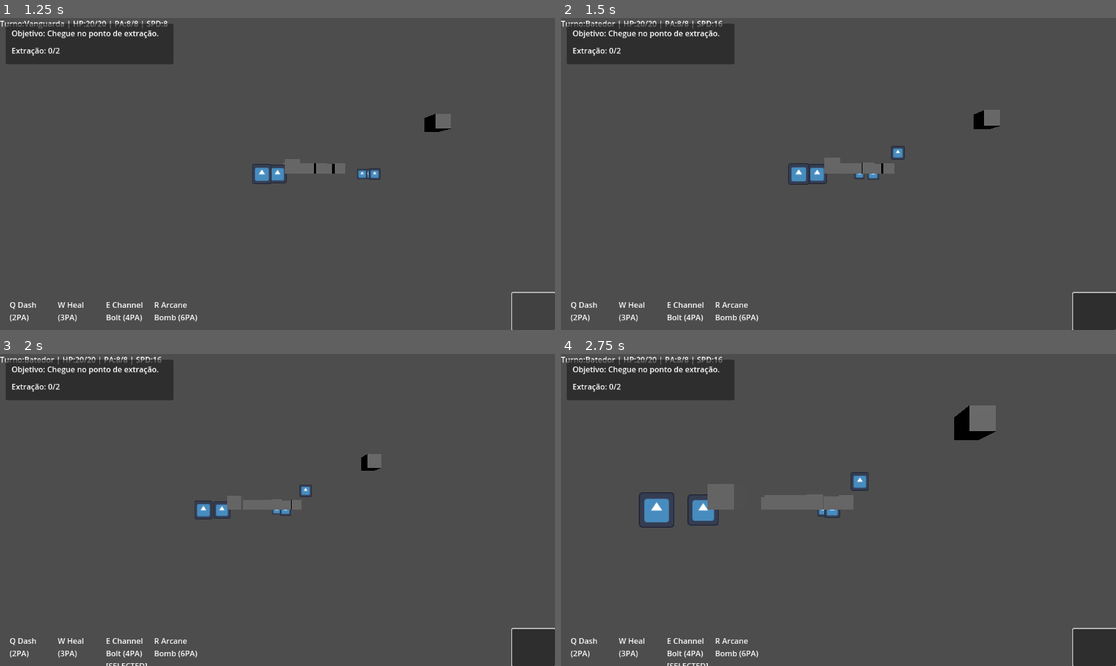
Above: before the commit, frames 1-4 (two rows, left to right).
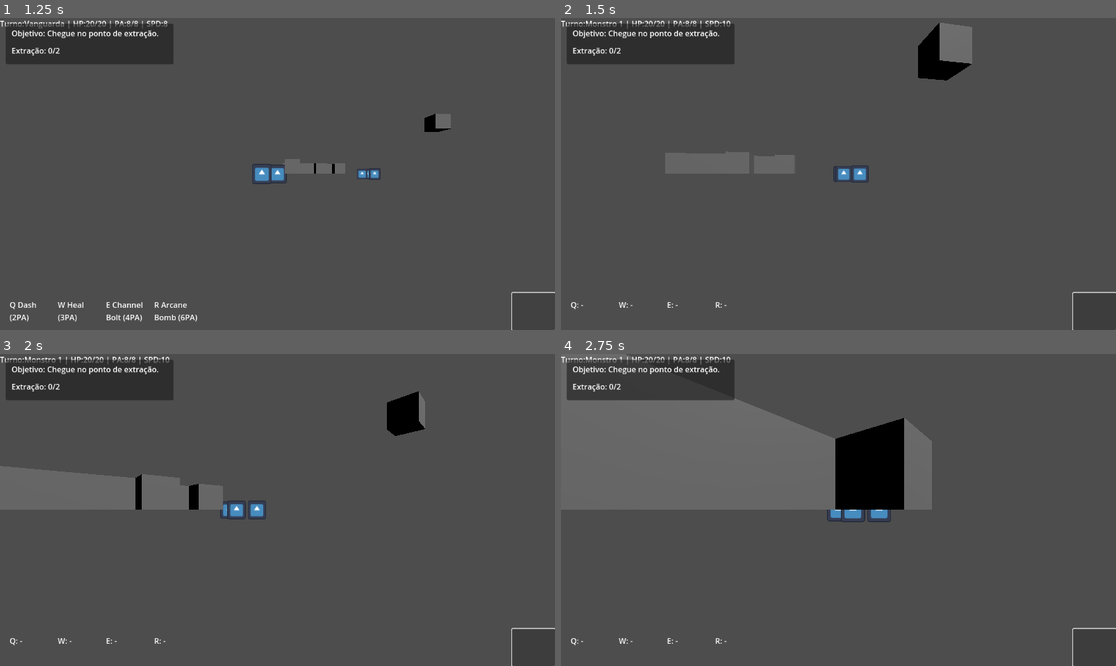
Above: after the commit, the same moments.

Repository: andrecc2507/JOGO
Game: Godot game, scene res://scene/main.tscn
Two runs of this game, one before a commit and one after it. Both use one fixed random seed, a clock stepped at 60 frames per second and the inputs below. The engine's default icon, where the game draws it, is replaced by a stand-in: a white triangle on a blue panel in a dark square.
Inputs (mouse positions are in pixels of both pictures, inside the frame that each line leads up to):
- Up to frame 1 (1.25 s): click (532, 311) at 0.5 s
- Up to frame 2 (1.5 s): tap Enter at 1.25 s; move the mouse to (960, 158) at 1.27 s; hold D from 1.28 s (still down); hold Q from 1.28 s (still down); click (960, 158) at 1.42 s
- Up to frame 3 (2 s): keep holding D; keep holding Q; tap E at 1.55 s
- Up to frame 4 (2.75 s): move the mouse to (727, 525) at 2.02 s; release D at 2.03 s; release Q at 2.03 s; hold S from 2.03 s (still down); tap E at 2.1 s; click (727, 525) at 2.17 s; tap Shift at 2.3 s

Frame 1 is identical in both runs. In frame 2, 3.5% of the frame differs, in the area x 1-80%, y 0-98%; in frame 3, 5.9%; in frame 4, 22%, in the area x 0-79%, y 0-100%.

Commit message:
Enhance tactical camera, markers, and combat FX

Diff:
--- a/scripts/camera/camera_rig.gd
+++ b/scripts/camera/camera_rig.gd
@@ -1,19 +1,19 @@
 extends Node3D
 class_name CameraRig
 
-@export var pan_speed: float = 10.0
-@export var fast_pan_multiplier: float = 2.0
-@export var rotate_sensitivity: float = 0.01
-@export var zoom_step: float = 2.0
-@export var min_zoom: float = 6.0
-@export var max_zoom: float = 26.0
-@export var min_pitch_deg: float = -80.0
-@export var max_pitch_deg: float = -25.0
-@export var position_lerp: float = 10.0
-@export var rotation_lerp: float = 12.0
-@export var zoom_lerp: float = 10.0
+@export var pan_speed := 18.0
+@export var rotate_speed := 1.4
+@export var zoom_speed := 2.0
+@export var zoom_min := 6.0
+@export var zoom_max := 26.0
+@export var smoothing := 10.0
+@export var allow_rotate := true
+@export var allow_pan := true
+@export var allow_zoom := true
+
 @export var edge_pan_margin_px: int = 0
 @export var edge_pan_speed: float = 12.0
+@export var pan_margin_tiles: float = 0.5
 
 var _bounds_w: int = 16
 var _bounds_h: int = 16
@@ -23,8 +23,6 @@
 var _current_pos: Vector3
 var _target_yaw: float = 0.0
 var _current_yaw: float = 0.0
-var _target_pitch: float = deg_to_rad(-55.0)
-var _current_pitch: float = deg_to_rad(-55.0)
 var _target_zoom: float = 14.0
 var _current_zoom: float = 14.0
 
@@ -59,8 +57,6 @@
 	_current_pos = global_position
 	_current_yaw = rotation.y
 	_target_yaw = rotation.y
-	_current_pitch = _pivot.rotation.x
-	_target_pitch = _pivot.rotation.x
 
 	if _cam != null:
 		_current_zoom = _cam.position.z
@@ -80,19 +76,25 @@
 	_target_pos.z = pos.z
 	_target_pos = _clamp_to_bounds(_target_pos)
 
+func nudge_to_world(pos: Vector3, strength: float = 1.0) -> void:
+	var t = clamp(strength, 0.0, 1.0)
+	var delta = Vector3(pos.x - _target_pos.x, 0.0, pos.z - _target_pos.z)
+	_target_pos += delta * (0.2 * t)
+	_target_pos = _clamp_to_bounds(_target_pos)
+
 func _unhandled_input(event: InputEvent) -> void:
 	if _cam == null:
 		return
 
 	if event is InputEventMouseButton:
 		if event.pressed:
-			if event.button_index == MOUSE_BUTTON_WHEEL_UP:
-				_target_zoom = clamp(_target_zoom - zoom_step, min_zoom, max_zoom)
-			elif event.button_index == MOUSE_BUTTON_WHEEL_DOWN:
-				_target_zoom = clamp(_target_zoom + zoom_step, min_zoom, max_zoom)
-			elif event.button_index == MOUSE_BUTTON_RIGHT:
+			if allow_zoom and event.button_index == MOUSE_BUTTON_WHEEL_UP:
+				_target_zoom = clamp(_target_zoom - zoom_speed, zoom_min, zoom_max)
+			elif allow_zoom and event.button_index == MOUSE_BUTTON_WHEEL_DOWN:
+				_target_zoom = clamp(_target_zoom + zoom_speed, zoom_min, zoom_max)
+			elif allow_rotate and event.button_index == MOUSE_BUTTON_RIGHT:
 				_rotating = true
-			elif event.button_index == MOUSE_BUTTON_MIDDLE:
+			elif allow_pan and event.button_index == MOUSE_BUTTON_MIDDLE:
 				_panning = true
 				_last_pan_point = _get_ground_point(get_viewport().get_mouse_position())
 		else:
@@ -102,10 +104,9 @@
 				_panning = false
 
 	if event is InputEventMouseMotion:
-		if _rotating:
-			_target_yaw -= event.relative.x * rotate_sensitivity
-			_target_pitch = clamp(_target_pitch - event.relative.y * rotate_sensitivity, deg_to_rad(min_pitch_deg), deg_to_rad(max_pitch_deg))
-		if _panning:
+		if allow_rotate and _rotating:
+			_target_yaw -= event.relative.x * rotate_speed * 0.01
+		if allow_pan and _panning:
 			var current_point = _get_ground_point(event.position)
 			if current_point != null and _last_pan_point != null:
 				var delta = _last_pan_point - current_point
@@ -119,15 +120,17 @@
 
 	_handle_keyboard_pan(delta)
 	_handle_edge_pan(delta)
-
-	_current_pos = _current_pos.lerp(_target_pos, 1.0 - exp(-position_lerp * delta))
-	_current_yaw = lerp_angle(_current_yaw, _target_yaw, 1.0 - exp(-rotation_lerp * delta))
-	_current_pitch = lerp_angle(_current_pitch, _target_pitch, 1.0 - exp(-rotation_lerp * delta))
-	_current_zoom = lerp(_current_zoom, _target_zoom, 1.0 - exp(-zoom_lerp * delta))
+	_handle_keyboard_rotate(delta)
+
+	_current_pos = _current_pos.lerp(_target_pos, 1.0 - exp(-smoothing * delta))
+	_current_yaw = lerp_angle(_current_yaw, _target_yaw, 1.0 - exp(-smoothing * delta))
+	_current_zoom = lerp(_current_zoom, _target_zoom, 1.0 - exp(-smoothing * delta))
 
 	_apply_transform(false)
 
 func _handle_keyboard_pan(delta: float) -> void:
+	if not allow_pan:
+		return
 	var dx := 0.0
 	var dz := 0.0
 
@@ -153,12 +156,23 @@
 	var move := (right * dx + forward * dz)
 	if move.length() > 0.0:
 		move = move.normalized()
-	var speed = pan_speed * (fast_pan_multiplier if Input.is_key_pressed(KEY_SHIFT) else 1.0)
-	_target_pos += Vector3(move.x, 0.0, move.z) * speed * delta
-	_target_pos = _clamp_to_bounds(_target_pos)
+	_target_pos += Vector3(move.x, 0.0, move.z) * pan_speed * delta
+	_target_pos = _clamp_to_bounds(_target_pos)
+
+func _handle_keyboard_rotate(delta: float) -> void:
+	if not allow_rotate:
+		return
+	var dir := 0.0
+	if Input.is_key_pressed(KEY_Q):
+		dir -= 1.0
+	if Input.is_key_pressed(KEY_E):
+		dir += 1.0
+	if dir == 0.0:
+		return
+	_target_yaw += dir * rotate_speed * delta
 
 func _handle_edge_pan(delta: float) -> void:
-	if edge_pan_margin_px <= 0:
+	if edge_pan_margin_px <= 0 or not allow_pan:
 		return
 	var vp := get_viewport()
 	var size := vp.get_visible_rect().size
@@ -197,30 +211,38 @@
 	if immediate:
 		global_position = _target_pos
 		rotation.y = _target_yaw
-		_pivot.rotation.x = _target_pitch
-		if _cam != null:
-			_cam.position = Vector3(0.0, 0.0, _target_zoom)
-	else:
-		global_position = _current_pos
-		rotation.y = _current_yaw
-		_pivot.rotation.x = _current_pitch
-		if _cam != null:
-			_cam.position = Vector3(0.0, 0.0, _current_zoom)
+		if _cam:
+			_cam.position.z = _target_zoom
+		return
+
+	global_position = _current_pos
+	rotation.y = _current_yaw
+	if _cam:
+		_cam.position.z = _current_zoom
 
 func _clamp_to_bounds(pos: Vector3) -> Vector3:
-	var minx = 0.5 * _tile
-	var minz = 0.5 * _tile
-	var maxx = float(_bounds_w) * _tile - 0.5 * _tile
-	var maxz = float(_bounds_h) * _tile - 0.5 * _tile
-	pos.x = clamp(pos.x, minx, maxx)
-	pos.z = clamp(pos.z, minz, maxz)
+	var min_x = _tile * pan_margin_tiles
+	var min_z = _tile * pan_margin_tiles
+	var max_x = (_bounds_w - 1) * _tile - _tile * pan_margin_tiles
+	var max_z = (_bounds_h - 1) * _tile - _tile * pan_margin_tiles
+	if _bounds_w <= 1:
+		min_x = 0.0
+		max_x = 0.0
+	if _bounds_h <= 1:
+		min_z = 0.0
+		max_z = 0.0
+	pos.x = clamp(pos.x, min_x, max_x)
+	pos.z = clamp(pos.z, min_z, max_z)
 	return pos
 
-func _get_ground_point(screen_pos: Vector2) -> Variant:
+func _get_ground_point(screen_pos: Vector2):
 	if _cam == null:
 		return null
-	var plane = Plane(Vector3.UP, 0.0)
 	var from = _cam.project_ray_origin(screen_pos)
 	var dir = _cam.project_ray_normal(screen_pos)
-	var hit = plane.intersects_ray(from, dir)
-	return hit
+	if abs(dir.y) < 0.0001:
+		return null
+	var t = -from.y / dir.y
+	if t < 0.0:
+		return null
+	return from + dir * t
--- /dev/null
+++ b/scripts/tactical/combat_fx.gd
@@ -0,0 +1,99 @@
+extends Node3D
+class_name CombatFX
+
+var _canvas_layer: CanvasLayer
+
+func spawn_tracer(from: Vector3, to: Vector3) -> void:
+	var mesh_instance := MeshInstance3D.new()
+	add_child(mesh_instance)
+
+	var im := ImmediateMesh.new()
+	mesh_instance.mesh = im
+
+	var mat := StandardMaterial3D.new()
+	mat.shading_mode = BaseMaterial3D.SHADING_MODE_UNSHADED
+	mat.albedo_color = Color(1.0, 0.95, 0.6, 0.9)
+	mat.emission_enabled = true
+	mat.emission = Color(1.0, 0.9, 0.6)
+
+	im.surface_begin(Mesh.PRIMITIVE_LINE_STRIP, mat)
+	im.surface_add_vertex(from)
+	im.surface_add_vertex(to)
+	im.surface_end()
+
+	var timer = get_tree().create_timer(0.12)
+	timer.timeout.connect(func():
+		if is_instance_valid(mesh_instance):
+			mesh_instance.queue_free()
+	)
+
+func spawn_floating_text(text: String, world_pos: Vector3) -> void:
+	if ClassDB.class_exists("Label3D"):
+		var label := Label3D.new()
+		label.text = text
+		label.billboard = BaseMaterial3D.BILLBOARD_ENABLED
+		label.position = world_pos + Vector3(0, 0.65, 0)
+		add_child(label)
+
+		var start_pos = label.position
+		var end_pos = start_pos + Vector3(0, 0.6, 0)
+		if _has_property(label, "modulate"):
+			label.set("modulate", Color(1, 1, 1, 1))
+
+		var tween = create_tween()
+		tween.tween_property(label, "position", end_pos, 0.7).set_trans(Tween.TRANS_SINE).set_ease(Tween.EASE_OUT)
+		if _has_property(label, "modulate"):
+			tween.parallel().tween_property(label, "modulate", Color(1, 1, 1, 0), 0.7)
+		tween.finished.connect(func():
+			if is_instance_valid(label):
+				label.queue_free()
+		)
+		return
+
+	var layer = _ensure_canvas_layer()
+	if layer == null:
+		return
+	var label2d := Label.new()
+	label2d.text = text
+	label2d.modulate = Color(1, 1, 1, 1)
+	layer.add_child(label2d)
+
+	var cam = get_viewport().get_camera_3d()
+	if cam != null:
+		label2d.global_position = cam.unproject_position(world_pos)
+	else:
+		label2d.global_position = Vector2.ZERO
+
+	var start = label2d.global_position
+	var end = start + Vector2(0, -40)
+
+	var tween2 = create_tween()
+	tween2.tween_property(label2d, "global_position", end, 0.7).set_trans(Tween.TRANS_SINE).set_ease(Tween.EASE_OUT)
+	tween2.parallel().tween_property(label2d, "modulate", Color(1, 1, 1, 0), 0.7)
+	tween2.finished.connect(func():
+		if is_instance_valid(label2d):
+			label2d.queue_free()
+	)
+
+func shake_node(n: Node3D, intensity: float = 0.08, time: float = 0.12) -> void:
+	if n == null:
+		return
+	var orig = n.position
+	var offset = Vector3(randf_range(-intensity, intensity), 0.0, randf_range(-intensity, intensity))
+	var tween = create_tween()
+	tween.tween_property(n, "position", orig + offset, time * 0.5).set_trans(Tween.TRANS_SINE).set_ease(Tween.EASE_OUT)
+	tween.tween_property(n, "position", orig, time * 0.5).set_trans(Tween.TRANS_SINE).set_ease(Tween.EASE_IN)
+
+func _ensure_canvas_layer() -> CanvasLayer:
+	if _canvas_layer != null:
+		return _canvas_layer
+	_canvas_layer = CanvasLayer.new()
+	_canvas_layer.layer = 100
+	add_child(_canvas_layer)
+	return _canvas_layer
+
+func _has_property(obj: Object, prop: String) -> bool:
+	for item in obj.get_property_list():
+		if String(item.get("name", "")) == prop:
+			return true
+	return false
--- a/scripts/tactical/tactical_controller.gd
+++ b/scripts/tactical/tactical_controller.gd
@@ -6,6 +6,7 @@
 const Abilities := preload("res://scripts/tactical/abilities.gd")
 const TacticalAI := preload("res://scripts/tactical/ai.gd")
 const MissionGenerator := preload("res://scripts/tactical/mission_generator.gd")
+const CombatFX := preload("res://scripts/tactical/combat_fx.gd")
 
 enum ActionMode { MOVE, SHOOT, ABILITY }
 var action_mode: int = ActionMode.MOVE
@@ -64,6 +65,11 @@
 var target_ring: MeshInstance3D
 var _active_ring_mat: StandardMaterial3D
 var _target_ring_mat: StandardMaterial3D
+var _target_ring_base_color: Color = Color(1.0, 0.65, 0.2, 0.6)
+var target_flash_timer := 0.0
+var _flash_target_cell := Vector2i(-999, -999)
+
+var fx: CombatFX
 
 # Obstacles visuals
 var obstacle_mesh := {} # Dictionary {Vector2i: MeshInstance3D}
@@ -100,10 +106,12 @@
 
 func _ready() -> void:
 	_ensure_visuals()
+	_ensure_action_markers()
 	_ensure_los_visuals()
 	_ensure_hotbar_ui()
 	_ensure_objective_marker()
 	_ensure_mission_ui()
+	_ensure_fx()
 	if _cam == null:
 		_cam = get_node_or_null("../CameraRig/Pivot/Camera3D") as Camera3D
 
@@ -315,6 +323,7 @@
 		return
 
 	_update_active_ring(act)
+	_update_target_flash(delta)
 
 	# Enemy turn
 	if act.team == 1:
@@ -322,12 +331,14 @@
 		cover_indicator.visible = false
 		_hide_los_visuals()
 		_clear_aoe_preview()
-		if target_ring:
+		if target_ring and target_flash_timer <= 0.0:
 			target_ring.visible = false
 		if not _enemy_acted_for_turn:
 			_enemy_acted_for_turn = true
-			_tactical_ai.take_turn(self, act)
+			_enemy_take_turn(act)
 			_check_mission_status()
+		if target_flash_timer > 0.0:
+			_update_target_ring(act, _flash_target_cell)
 		return
 
 	# Resolve cast if any (1-turn cast resolves on next activation)
@@ -346,7 +357,8 @@
 		_hide_los_visuals()
 		_clear_aoe_preview()
 		_refresh_ui(act, Vector2i(-999, -999), null, null)
-		_update_target_ring(act, Vector2i(-999, -999))
+		var ring_cell = _flash_target_cell if target_flash_timer > 0.0 else Vector2i(-999, -999)
+		_update_target_ring(act, ring_cell)
 		return
 
 	var raw_cell: Vector2i = grid.world_to_cell(hit.position)
@@ -386,7 +398,8 @@
 		_clear_aoe_preview()
 		_refresh_ui(act, Vector2i(-999, -999), null, null)
 
-	_update_target_ring(act, target_cell)
+	var ring_cell = _flash_target_cell if target_flash_timer > 0.0 else target_cell
+	_update_target_ring(act, ring_cell)
 
 func _unhandled_input(event: InputEvent) -> void:
 	if not mission_active or mission_state.get("completed", false) or mission_state.get("failed", false):
@@ -505,9 +518,11 @@
 func _cast_ability_on_cell(caster: Unit, a: Dictionary, cell: Vector2i) -> void:
 	var tags: Array = a.get("tags", [])
 	if tags.has("MOVEMENT"):
+		_flash_target_at_cell(cell)
 		_try_move_with_overwatch_triggers(caster, cell)
 		return
 	if tags.has("AOE"):
+		_flash_target_at_cell(cell)
 		_cast_aoe_on_cell(cell, int(a.get("dmg", 0)), int(a.get("aoe_radius", 0)), int(a.get("dmg_type", Damage.DmgType.EXPLOSIVE)))
 		_rebuild_obstacles_visual()
 		return
@@ -517,6 +532,9 @@
 	if tags.has("HEAL"):
 		var amt = int(a.get("heal", 0))
 		target.apply_heal(amt)
+		_flash_target_at_cell(target.cell)
+		if fx:
+			fx.spawn_floating_text("+%d" % amt, target.global_position)
 		_log("%s curou %s (+%d)" % [caster.unit_name, target.unit_name, amt])
 		return
 
@@ -532,6 +550,7 @@
 
 	var dmg = int(a.get("dmg", 0))
 	if dmg > 0:
+		_flash_target_at_cell(target.cell)
 		_apply_direct_damage(caster, target, dmg, int(a.get("dmg_type", Damage.DmgType.PIERCING)))
 
 func _resolve_cast_if_ready(caster: Unit) -> void:
@@ -558,6 +577,7 @@
 		_log("%s concluiu a conjuração, mas o alvo não existe mais." % caster.unit_name)
 		return
 
+	_flash_target_at_cell(target.cell)
 	_apply_direct_damage(caster, target, int(a.get("dmg", 0)), int(a.get("dmg_type", Damage.DmgType.PIERCING)))
 
 func _on_end_turn_pressed() -> void:
@@ -789,6 +809,10 @@
 
 func _raycast_to_board():
 	if _cam == null:
+		_cam = get_node_or_null("../CameraRig/Camera3D") as Camera3D
+	if _cam == null:
+		_cam = get_viewport().get_camera_3d()
+	if _cam == null:
 		return null
 
 	var mp = get_viewport().get_mouse_position()
@@ -814,6 +838,7 @@
 	return null
 
 func _try_move_with_overwatch_triggers(u: Unit, dest: Vector2i) -> void:
+	_flash_target_at_cell(dest)
 	var path = Pathfinding.find_path(grid, u.cell, dest)
 	if path.is_empty():
 		return
@@ -838,10 +863,15 @@
 		_: pass
 	return Damage.apply_armor(raw, int(round(eff_armor)))
 
-func _apply_direct_damage(attacker: Unit, defender: Unit, base_dmg: int, dmg_type: int) -> void:
+func _apply_direct_damage(attacker: Unit, defender: Unit, base_dmg: int, dmg_type: int, spawn_fx: bool = true) -> void:
 	var armor = int(defender.get_armor_value() + defender.get_def_bonus() * 0.25)
 	var final_dmg = _apply_damage_with_type(base_dmg, armor, dmg_type)
 	defender.apply_damage(final_dmg)
+	if spawn_fx and fx:
+		fx.spawn_tracer(attacker.global_position + Vector3(0, 0.6, 0), defender.global_position + Vector3(0, 0.6, 0))
+		fx.spawn_floating_text("-%d" % final_dmg, defender.global_position)
+		if final_dmg > 0:
+			fx.shake_node(defender, 0.08, 0.12)
 	_log("%s acertou %s por %d (HP %d/%d)" % [attacker.unit_name, defender.unit_name, final_dmg, defender.hp, defender.max_hp])
 	if defender.dead:
 		_on_unit_died(defender)
@@ -860,15 +890,24 @@
 
 	var roll = randi_range(1, 100)
 	if roll > preview.hit:
+		_flash_target_at_cell(defender.cell)
+		if fx:
+			fx.spawn_tracer(attacker.global_position + Vector3(0, 0.6, 0), defender.global_position + Vector3(0, 0.6, 0))
+			fx.spawn_floating_text("MISS", defender.global_position)
 		return
 
 	var block = clamp(defender.def * 2, 0, 60)
 	if randi_range(1, 100) <= block:
 		_log("%s bloqueou o ataque!" % defender.unit_name)
+		_flash_target_at_cell(defender.cell)
+		if fx:
+			fx.spawn_tracer(attacker.global_position + Vector3(0, 0.6, 0), defender.global_position + Vector3(0, 0.6, 0))
+			fx.spawn_floating_text("BLOCK", defender.global_position)
 		return
 
 	var raw_dmg = max(1, attacker.get_weapon_dmg() + 5 + int(attacker.dex * 0.5))
-	_apply_direct_damage(attacker, defender, raw_dmg, Damage.DmgType.PIERCING)
+	_flash_target_at_cell(defender.cell)
+	_apply_direct_damage(attacker, defender, raw_dmg, Damage.DmgType.PIERCING, true)
 
 func _compute_shot_preview(attacker: Unit, defender: Unit):
 	var pts = LOS.line(attacker.cell, defender.cell)
@@ -1077,9 +1116,9 @@
 	aq.size = Vector2(1.0, 1.0)
 	aoe_preview_mm.mesh = aq
 
-	_ensure_ring_markers()
-
-func _ensure_ring_markers() -> void:
+func _ensure_action_markers() -> void:
+	if active_ring != null and target_ring != null:
+		return
 	active_ring = MeshInstance3D.new()
 	active_ring.name = "ActiveRing"
 	add_child(active_ring)
@@ -1093,18 +1132,15 @@
 	target_ring.name = "TargetRing"
 	add_child(target_ring)
 	target_ring.mesh = _make_ring_mesh()
-	_target_ring_mat = _make_ring_material(Color(1.0, 0.65, 0.2, 0.6))
+	_target_ring_mat = _make_ring_material(_target_ring_base_color)
 	target_ring.material_override = _target_ring_mat
 	target_ring.visible = false
 	target_ring.rotation = Vector3(-PI/2, 0, 0)
 
 func _make_ring_mesh() -> Mesh:
-	var cyl := CylinderMesh.new()
-	cyl.top_radius = 0.48
-	cyl.bottom_radius = 0.48
-	cyl.height = 0.02
-	cyl.radial_segments = 32
-	return cyl
+	var quad := QuadMesh.new()
+	quad.size = Vector2(0.9, 0.9)
+	return quad
 
 func _make_ring_material(color: Color) -> StandardMaterial3D:
 	var mat := StandardMaterial3D.new()
@@ -1115,6 +1151,13 @@
 	mat.emission = Color(color.r, color.g, color.b)
 	return mat
 
+func _ensure_fx() -> void:
+	if fx != null:
+		return
+	fx = CombatFX.new()
+	fx.name = "CombatFX"
+	add_child(fx)
+
 func _update_active_ring(unit: Unit) -> void:
 	if active_ring == null or unit == null:
 		return
@@ -1124,31 +1167,52 @@
 	_active_ring_mat.albedo_color = ring_color
 	_active_ring_mat.emission = Color(ring_color.r, ring_color.g, ring_color.b)
 	active_ring.visible = true
-	active_ring.global_position = Vector3(unit.global_position.x, 0.02, unit.global_position.z)
+	var wpos = unit.global_position
+	if grid != null:
+		wpos = grid.cell_to_world(unit.cell.x, unit.cell.y)
+	active_ring.global_position = wpos + Vector3(0, 0.02, 0)
 
 func _update_target_ring(act: Unit, cell: Vector2i) -> void:
 	if target_ring == null:
 		return
-	if act == null:
+	if act == null or grid == null:
 		target_ring.visible = false
 		return
 	if cell.x < 0 or cell.y < 0 or cell.x >= map_w or cell.y >= map_h:
 		target_ring.visible = false
 		return
 
-	var show_target = false
-	if action_mode == ActionMode.SHOOT:
-		show_target = _unit_at_cell(cell, 1) != null
-	elif action_mode == ActionMode.ABILITY and not _selected_ability.is_empty():
-		show_target = true
-
-	if not show_target:
-		target_ring.visible = false
-		return
-
-	var wpos = grid.cell_to_world(cell.x, cell.y)
+	var unit_target = _unit_at_cell(cell, 0)
+	if unit_target == null:
+		unit_target = _unit_at_cell(cell, 1)
+
 	target_ring.visible = true
-	target_ring.global_position = wpos + Vector3(0, 0.02, 0)
+	if unit_target != null:
+		target_ring.global_position = unit_target.global_position + Vector3(0, 0.02, 0)
+	else:
+		var wpos = grid.cell_to_world(cell.x, cell.y)
+		target_ring.global_position = wpos + Vector3(0, 0.02, 0)
+
+func _flash_target_at_cell(cell: Vector2i) -> void:
+	_flash_target_cell = cell
+	target_flash_timer = 0.18
+
+func _update_target_flash(delta: float) -> void:
+	if target_ring == null or _target_ring_mat == null:
+		return
+	if target_flash_timer <= 0.0:
+		target_ring.scale = Vector3.ONE
+		_target_ring_mat.albedo_color = _target_ring_base_color
+		_target_ring_mat.emission = Color(_target_ring_base_color.r, _target_ring_base_color.g, _target_ring_base_color.b)
+		return
+	target_flash_timer = max(0.0, target_flash_timer - delta)
+	var t = target_flash_timer / 0.18
+	var pulse = 1.0 + (1.0 - t) * 0.35
+	target_ring.scale = Vector3(pulse, 1.0, pulse)
+	var alpha = lerp(_target_ring_base_color.a, 0.95, 1.0 - t)
+	var flash_color = Color(_target_ring_base_color.r, _target_ring_base_color.g, _target_ring_base_color.b, alpha)
+	_target_ring_mat.albedo_color = flash_color
+	_target_ring_mat.emission = Color(flash_color.r, flash_color.g, flash_color.b)
 
 func _build_reach_overlay(costs: Dictionary) -> void:
 	var keys = costs.keys()
@@ -1248,6 +1312,10 @@
 	var armor = int(u.get_armor_value() + u.get_def_bonus() * 0.25)
 	var final_dmg = _apply_damage_with_type(raw, armor, dmg_type)
 	u.apply_damage(final_dmg)
+	if fx:
+		fx.spawn_floating_text("-%d" % final_dmg, u.global_position)
+		if final_dmg > 0:
+			fx.shake_node(u, 0.08, 0.12)
 	_log("AOE atingiu %s por %d (HP %d/%d)" % [u.unit_name, final_dmg, u.hp, u.max_hp])
 	if u.dead:
 		_on_unit_died(u)
@@ -1335,25 +1403,119 @@
 	if target == null:
 		return
 
+	var heal_choice: Dictionary = {}
+	var aoe_choice: Dictionary = {}
+
+	if enemy.max_hp > 0 and float(enemy.hp) / float(enemy.max_hp) <= 0.35:
+		for a in enemy.abilities:
+			var tags: Array = a.get("tags", [])
+			if not tags.has("HEAL"):
+				continue
+			var cost := int(a.get("cost_pa", 0))
+			if enemy.pa < cost:
+				continue
+			var name := String(a.get("name", ""))
+			if enemy.cd_left(name) > 0:
+				continue
+			heal_choice = a
+			break
+
+	if not heal_choice.is_empty():
+		_cast_ability_on_unit(enemy, heal_choice, enemy)
+		enemy.pa -= int(heal_choice.get("cost_pa", 0))
+		var cd := int(heal_choice.get("cooldown", 0))
+		if cd > 0:
+			enemy.set_cd(String(heal_choice.get("name", "")), cd)
+		return
+
+	for a in enemy.abilities:
+		var tags: Array = a.get("tags", [])
+		if not tags.has("AOE"):
+			continue
+		var cost := int(a.get("cost_pa", 0))
+		if enemy.pa < cost:
+			continue
+		var name := String(a.get("name", ""))
+		if enemy.cd_left(name) > 0:
+			continue
+		var radius := int(a.get("aoe_radius", 0))
+		if radius <= 0:
+			continue
+		var range := int(a.get("range", 0))
+		var best_cell = Vector2i(-999, -999)
+		var best_hits = 0
+		for p in player_units:
+			if p == null or p.dead:
+				continue
+			if range > 0 and abs(p.cell.x - enemy.cell.x) + abs(p.cell.y - enemy.cell.y) > range:
+				continue
+			var hits = 0
+			for other in player_units:
+				if other == null or other.dead:
+					continue
+				if abs(other.cell.x - p.cell.x) + abs(other.cell.y - p.cell.y) <= radius:
+					hits += 1
+			if hits > best_hits:
+				best_hits = hits
+				best_cell = p.cell
+		if best_hits >= 2 and grid.in_bounds(best_cell.x, best_cell.y):
+			aoe_choice = a.duplicate()
+			aoe_choice["cell"] = best_cell
+			break
+
+	if not aoe_choice.is_empty():
+		var cell = aoe_choice.get("cell", enemy.cell)
+		_cast_ability_on_cell(enemy, aoe_choice, cell)
+		enemy.pa -= int(aoe_choice.get("cost_pa", 0))
+		var cd2 := int(aoe_choice.get("cooldown", 0))
+		if cd2 > 0:
+			enemy.set_cd(String(aoe_choice.get("name", "")), cd2)
+		return
+
 	var prev = _compute_shot_preview(enemy, target)
 	if prev.has_los and prev.dist <= prev.max_range and enemy.pa >= SHOOT_COST:
 		_try_attack(enemy, target, true)
 		return
 
-	var steps = min(4, enemy.pa)
-	for i in range(steps):
-		var next = _step_toward(enemy.cell, target.cell)
-		if next == enemy.cell:
-			break
-		if not grid.in_bounds(next.x, next.y) or not grid.is_walkable(next.x, next.y):
-			break
-		if _unit_at_cell(next, 0) != null or _unit_at_cell(next, 1) != null:
-			break
-		if not enemy.spend_pa(1):
-			break
-		enemy.cell = next
-		enemy.position = grid.cell_to_world(next.x, next.y)
-		_trigger_overwatch_on_movement(enemy)
+	var reachable = Pathfinding.reachable_with_pa(grid, enemy.cell, min(4, enemy.pa))
+	var best_cell: Vector2i = enemy.cell
+	var best_score = -999999.0
+	for cell in reachable.keys():
+		if cell != enemy.cell and (_unit_at_cell(cell, 0) != null or _unit_at_cell(cell, 1) != null):
+			continue
+		if not grid.is_walkable(cell.x, cell.y):
+			continue
+		var score = 0.0
+		var cover = LOS.cover_vs_attacker(grid, cell, target.cell)
+		if cover.type == "FULL":
+			score += 80.0
+		elif cover.type == "HALF":
+			score += 35.0
+
+		var pts = LOS.line(cell, target.cell)
+		var blocker = _first_blocker_cell(pts)
+		var has_los = (blocker == null)
+		if has_los:
+			score += 50.0
+
+		var dist = abs(cell.x - target.cell.x) + abs(cell.y - target.cell.y)
+		score -= float(dist) * 2.0
+		if dist <= 1:
+			score -= 15.0
+
+		var cost = int(reachable.get(cell, 0))
+		score -= float(cost) * 3.0
+
+		if score > best_score:
+			best_score = score
+			best_cell = cell
+
+	if best_cell != enemy.cell:
+		_try_move_with_overwatch_triggers(enemy, best_cell)
+
+	prev = _compute_shot_preview(enemy, target)
+	if prev.has_los and prev.dist <= prev.max_range and enemy.pa >= SHOOT_COST:
+		_try_attack(enemy, target, true)
 
 func _nearest_player(cell: Vector2i) -> Unit:
 	var best: Unit = null
